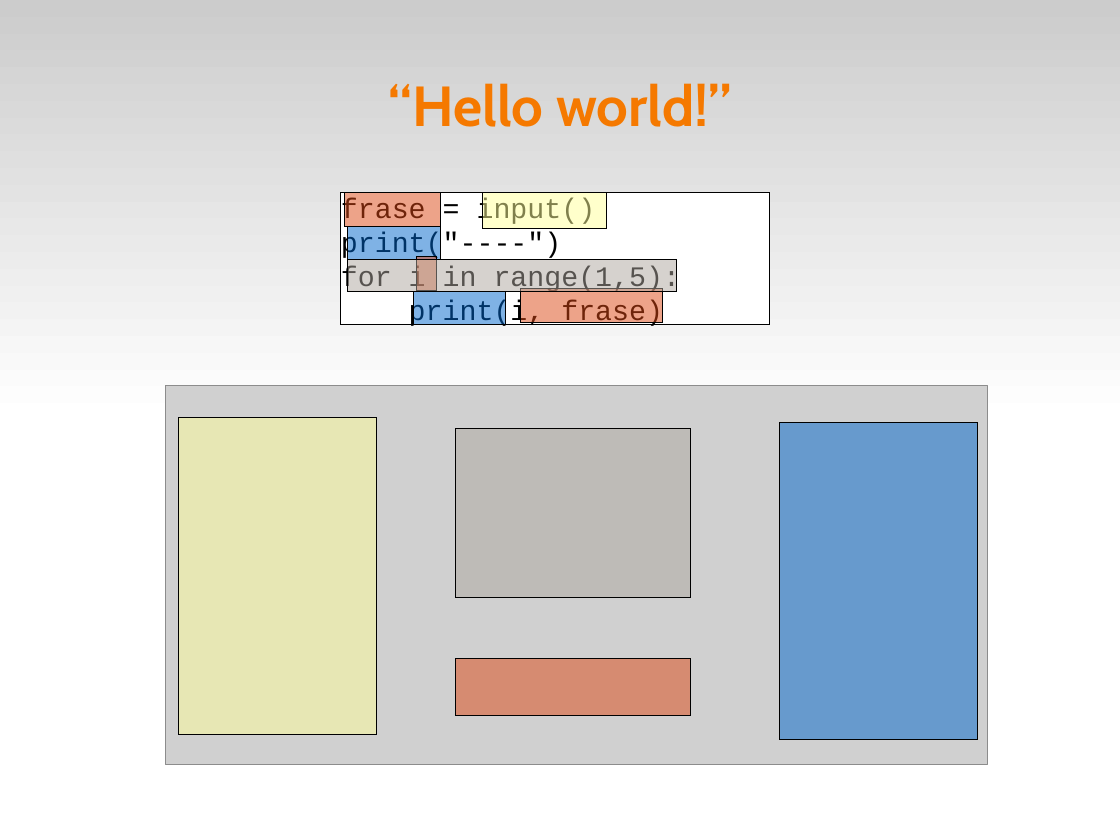
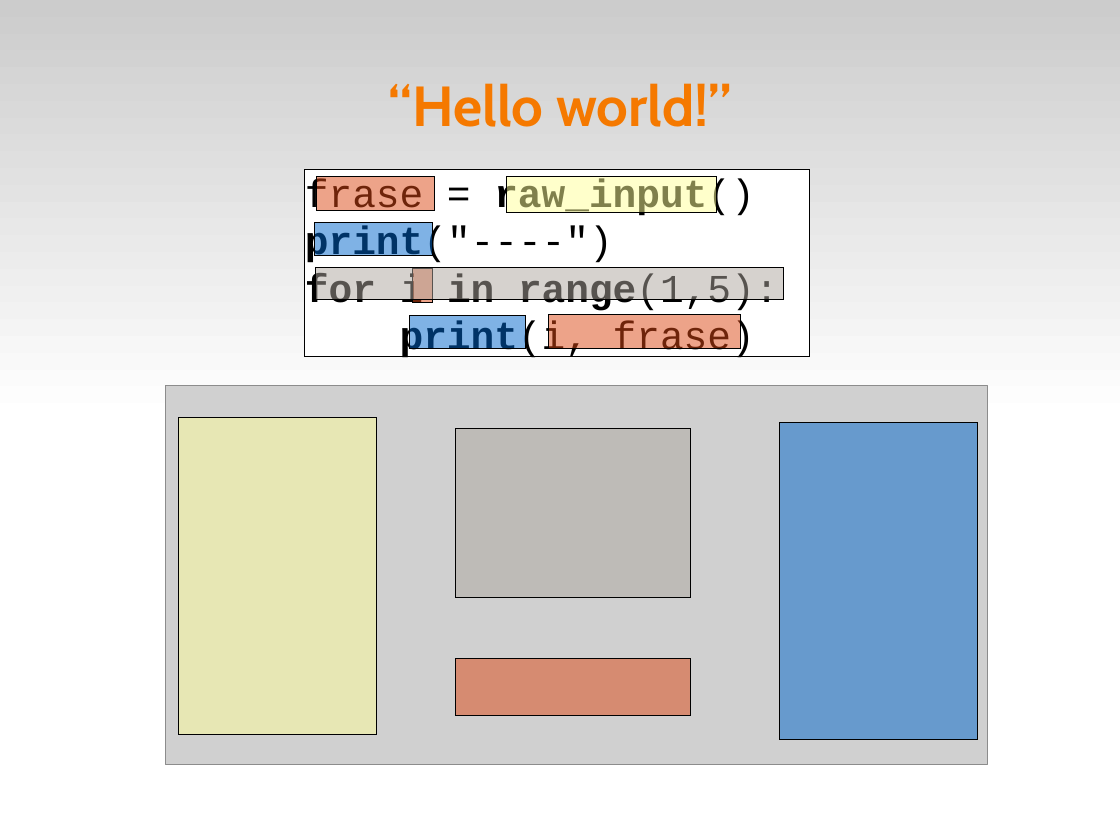
Before and after one commit to fsantanna-uerj/IPD, a slide deck: slide 11 of ipd.odp. Drawn at 1120x840 pixels with LibreOffice and Linux fonts; fonts in the diff are those of the drawing; grey boxes stand for pictures. Boxes give left, top, right and bottom in pixels: in the first picture for what was removed or moved away, otherwise in the second. Text is boxed around its words. In the diff, an @@ line names an element or a change of style, - is before the commit and + after.

```diff
--- a/ipd.odp
+++ b/ipd.odp
@@ text in rectangle at box(305, 179, 754, 219): text changed; size 20 to 28 pt; bold on @@
-frase = input()
+frase = raw_input()
@@ rectangle "frase = raw_input()": place and size @@
-rectangle "frase = raw_input()" at box(341, 193, 770, 324)
+rectangle "frase = raw_input()" at box(305, 170, 810, 357)
@@ rectangle: place and size @@
-rectangle at box(346, 193, 442, 228)
+rectangle at box(317, 177, 435, 211)
@@ rectangle: place and size @@
-rectangle at box(483, 193, 608, 230)
+rectangle at box(506, 177, 717, 213)
@@ text in rectangle at box(305, 226, 778, 361): size 20 to 28 pt in "print("----")", "for i in range(1,5):", "print(i, frase)"; bold on in "print("----")", "for in range(1,5):", "print(i," @@
@@ rectangle: place and size @@
-rectangle at box(349, 227, 441, 259)
+rectangle at box(314, 223, 432, 255)
@@ rectangle: place and size @@
-rectangle at box(349, 260, 677, 292)
+rectangle at box(316, 267, 784, 299)
@@ rectangle: place and size @@
-rectangle at box(417, 257, 437, 292)
+rectangle at box(413, 268, 433, 303)
@@ rectangle: place and size @@
-rectangle at box(414, 292, 506, 324)
+rectangle at box(410, 315, 526, 348)
@@ rectangle: place and size @@
-rectangle at box(520, 289, 663, 323)
+rectangle at box(549, 314, 741, 349)
```
Also in this commit, not shown: 4 other slides changed, 1 other file.
